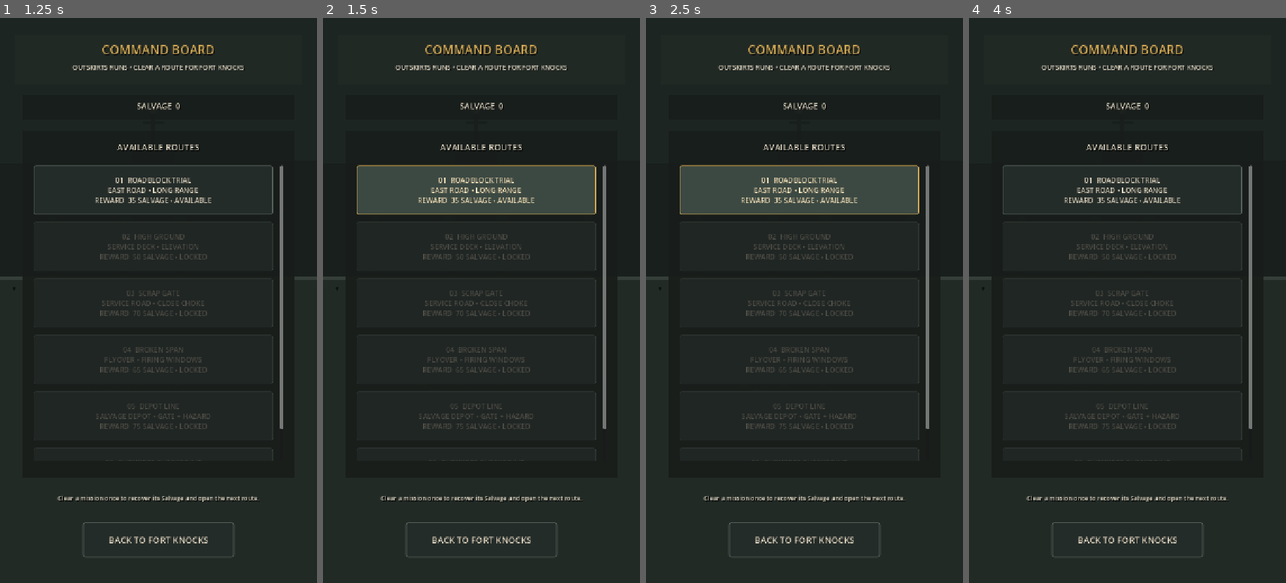
Above: before the commit, frames 1-4 (left to right).
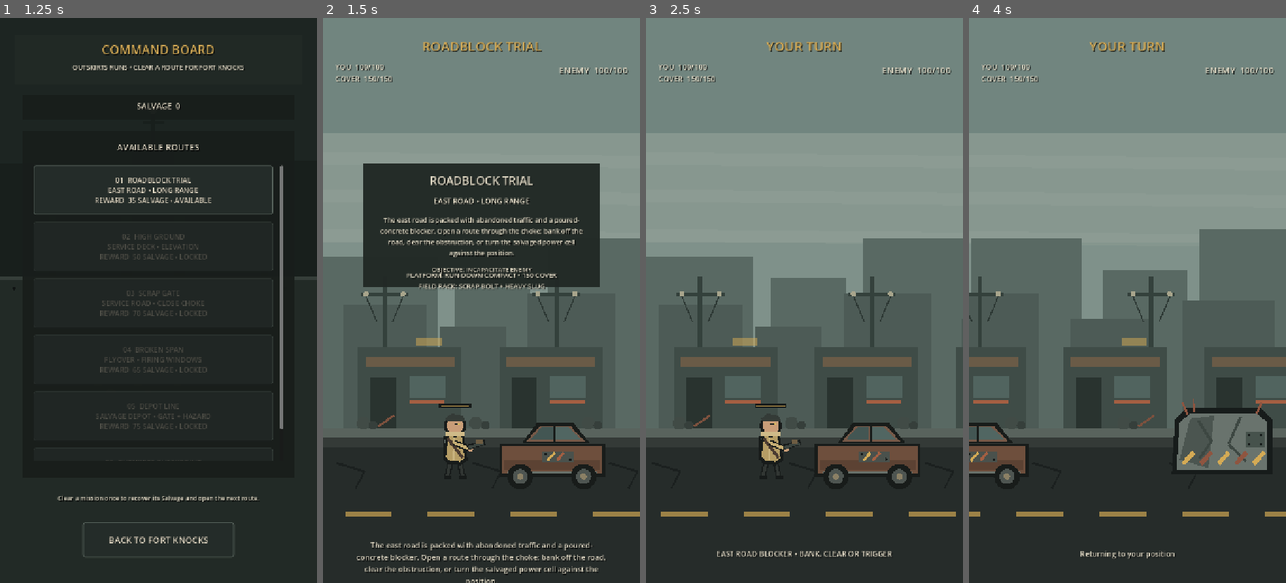
Above: after the commit, the same moments.

Repository: phantompixel-developer/FortKnocks
Game: Godot game, scene res://game/core/app.tscn
Two runs of this game, one before a commit and one after it. Both use one fixed random seed, a clock stepped at 60 frames per second and the inputs below.
Inputs (mouse positions are in pixels of both pictures, inside the frame that each line leads up to):
- Up to frame 1 (1.25 s): click "COMMAND BOARD CHOOSE THE NEXT…" at 0.5 s
- Up to frame 2 (1.5 s): click "01 ROADBLOCK TRIAL EAST ROAD …" at 1.25 s
- Up to frame 3 (2.5 s): click (798, 187) at 2 s, where only the run before the commit has a clickable "01 ROADBLOCK TRIAL EAST ROAD …"
- Up to frame 4 (4 s): click (1121, 187) at 2.75 s, where only the run before the commit has a clickable "01 ROADBLOCK TRIAL EAST ROAD …"; move the mouse to (1197, 272) at 3.52 s; click (1197, 272) at 3.67 s

Frame 1 is identical in both runs. In frame 2, 69% of the frame differs, in the area x 0-100%, y 0-100%; in frame 3, 76%; in frame 4, 76%, in the area x 0-100%, y 0-96%.
Error before the commit: Parse Error: Expected statement, found "else" instead. (res://game/battle/battle_controller.gd:1045)

Commit message:
fix: correct relay victory branch structure

Diff:
--- a/game/battle/battle_controller.gd
+++ b/game/battle/battle_controller.gd
@@ -1040,8 +1040,8 @@
 			hint_label.text = "Signal relay disabled — route opened"
 			if _signal_relay != null and is_instance_valid(_signal_relay):
 				camera_director.focus_x(_signal_relay.global_position.x, 0.35)
-		else:
-			camera_director.focus_x(enemy.global_position.x, 0.35)
+			else:
+				camera_director.focus_x(enemy.global_position.x, 0.35)
 		else:
 			hint_label.text = "Enemy survivor incapacitated"
 			camera_director.focus_x(enemy.global_position.x, 0.35)
